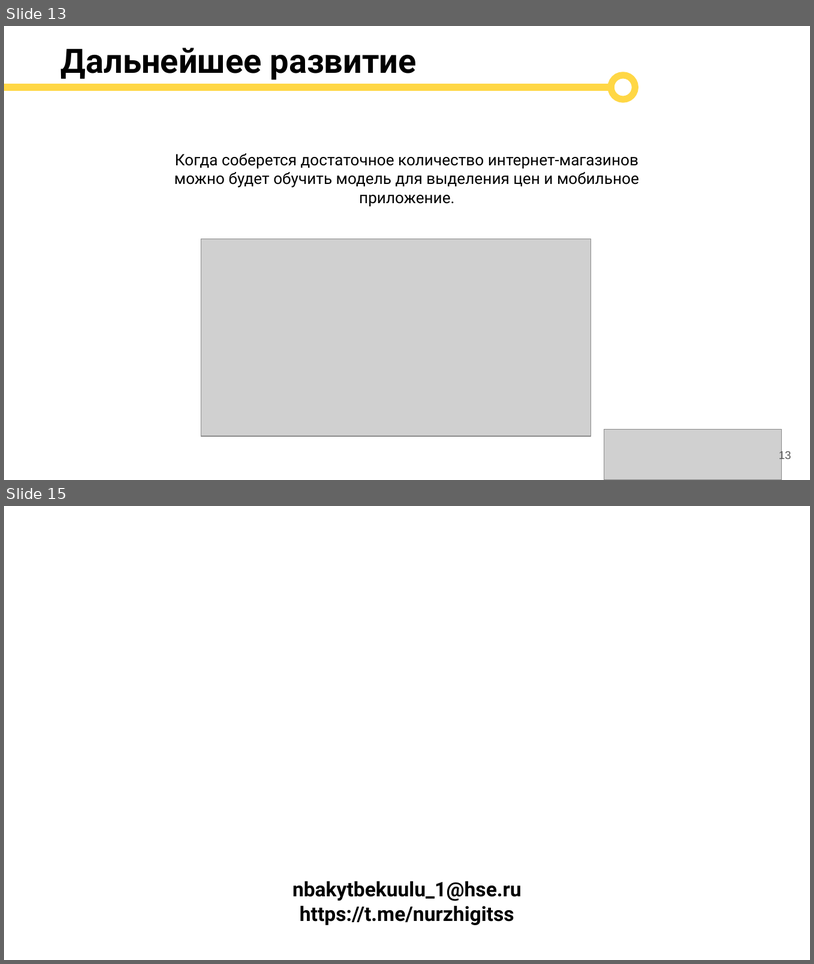
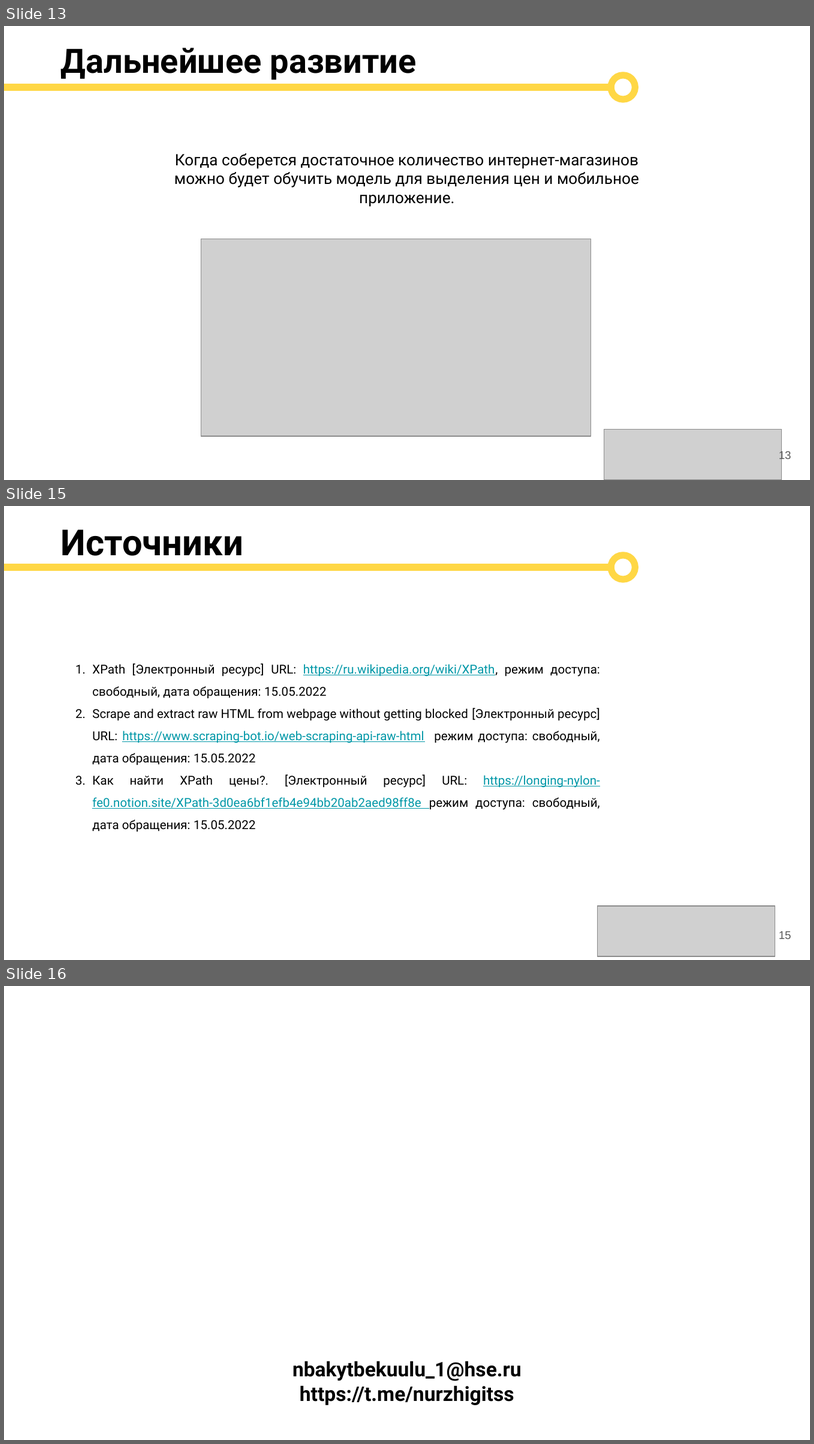
Before and after one commit to EmirkhanDzh/transaction-scanner, a slide deck: docs/Бакытбек_уулу_Презентация.pptx. Shown one above the other, each under a label of ours: slides 13 and 15 before the commit, slides 13, 15 and 16 after it; the slides between them are not shown. The pictures are 814x964 and 814x1444 pixels, drawn with LibreOffice and Linux fonts; fonts in the diff are those of the drawing; grey boxes stand for pictures; background and template pictures are left out. Boxes give left, top, right and bottom in pixels: in the first picture for what was removed or moved away, otherwise in the second. Text is boxed around its words. In the diff, an @@ line names an element or a change of style, - is before the commit and + after.

```diff
--- a/docs/Бакытбек_уулу_Презентация.pptx
+++ b/docs/Бакытбек_уулу_Презентация.pptx
@@ slide 15 added at <box>4,506,810,960</box>, background #FFFFFF @@
@@ text added at <box>60,529,243,564</box>, 32 pt, text #000000, bold @@
+Источники
@@ ellipse added at <box>611,555,635,579</box>, outline #FFD745 6 pt @@
@@ line added from (4, 567) to (611, 567), #FFD745 6 pt @@
@@ text added at <box>92,663,600,832</box>, 11 pt, text #000000 @@
+1. XPath [Электронный ресурс] URL: https://ru.wikipedia.org/wiki/XPath, режим доступа: свободный, дата обращения: 15.05.2022
+2. Scrape and extract raw HTML from webpage without getting blocked [Электронный ресурс] URL: https://www.scraping-bot.io/web-scraping-api-raw-html режим доступа: свободный, дата обращения: 15.05.2022
+3. Как найти XPath цены?. [Электронный ресурс] URL: https://longing-nylon-fe0.notion.site/XPath-3d0ea6bf1efb4e94bb20ab2aed98ff8e режим доступа: свободный, дата обращения: 15.05.2022
@@ picture added at <box>597,906,775,957</box> @@
@@ page number added at <box>779,931,792,939</box>, 10 pt, text #595959 @@
+15
@@ what was slide 15 is now slide 16 @@
```
Also in this commit, not shown: 1 slide changed, 2 other files.
